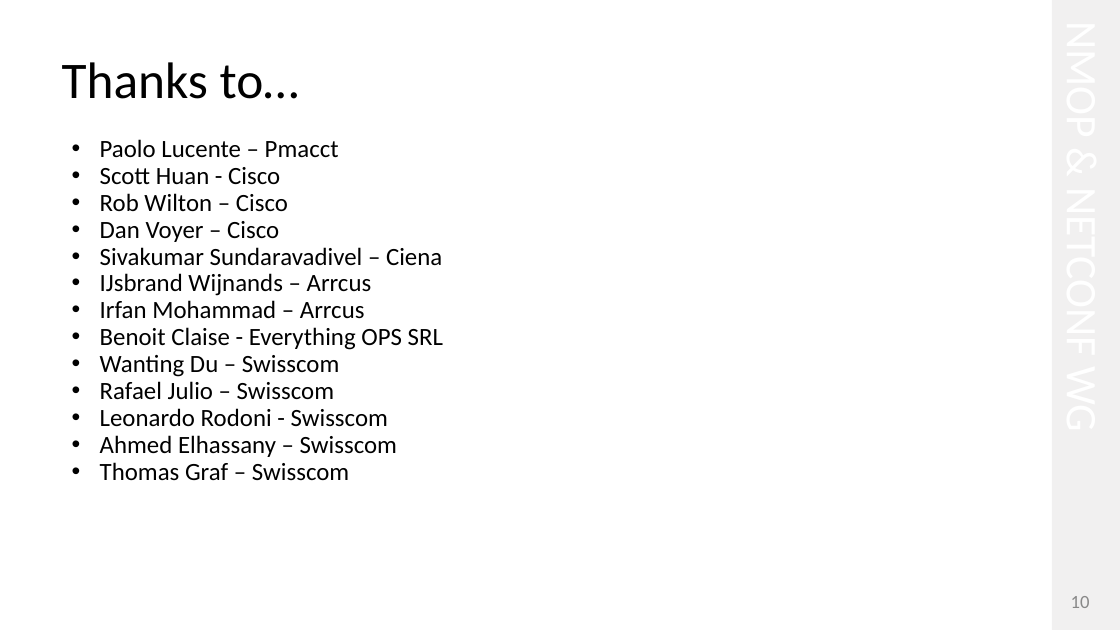
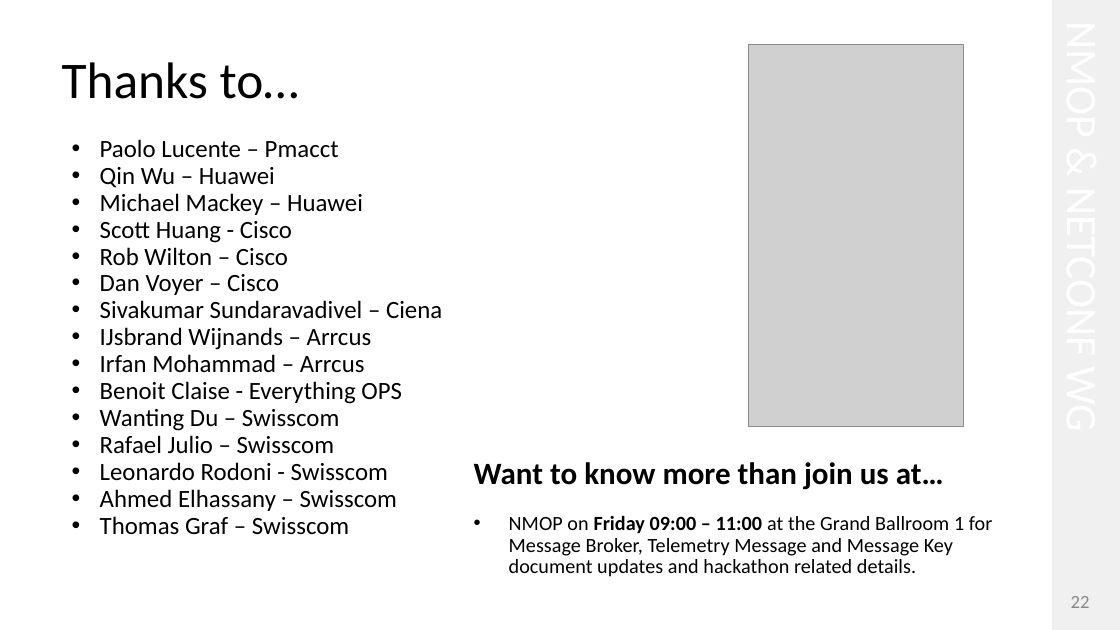
Before and after one commit to network-analytics/ietf-network-analytics-document-status, a slide deck: slide 22 of 125/NMOP/draft-ietf-nmop-yang-message-broker-integration-11.pptx (slide 10 before the commit). Drawn at 1120x630 pixels with LibreOffice and Linux fonts; fonts in the diff are those of the drawing; grey boxes stand for pictures. Boxes give left, top, right and bottom in pixels: in the first picture for what was removed or moved away, otherwise in the second. Text is boxed around its words. In the diff, an @@ line names an element or a change of style, - is before the commit and + after.

```diff
--- a/125/NMOP/draft-ietf-nmop-yang-message-broker-integration-11.pptx
+++ b/125/NMOP/draft-ietf-nmop-yang-message-broker-integration-11.pptx
@@ picture added at <box>748,44,963,426</box> @@
@@ text at <box>100,167,363,243</box>: text changed @@
-• Scott Huan - Cisco
+• Qin Wu – Huawei
+• Michael Mackey – Huawei
+• Scott Huang - Cisco
@@ text at <box>100,381,402,404</box>: text changed @@
-• Benoit Claise - Everything OPS SRL
+• Benoit Claise - Everything OPS
@@ text added at <box>474,462,992,577</box>, 17.3 pt, text #000000 @@
+Want to know more than join us at…
+• NMOP on Friday 09:00 – 11:00 at the Grand Ballroom 1 for Message Broker, Telemetry Message and Message Key document updates and hackathon related details.
@@ page number at <box>1071,596,1090,608</box>: text changed @@
-10
+22
```
Also in this commit, not shown: 4 other slides changed, 12 slides added, 4 other files.
